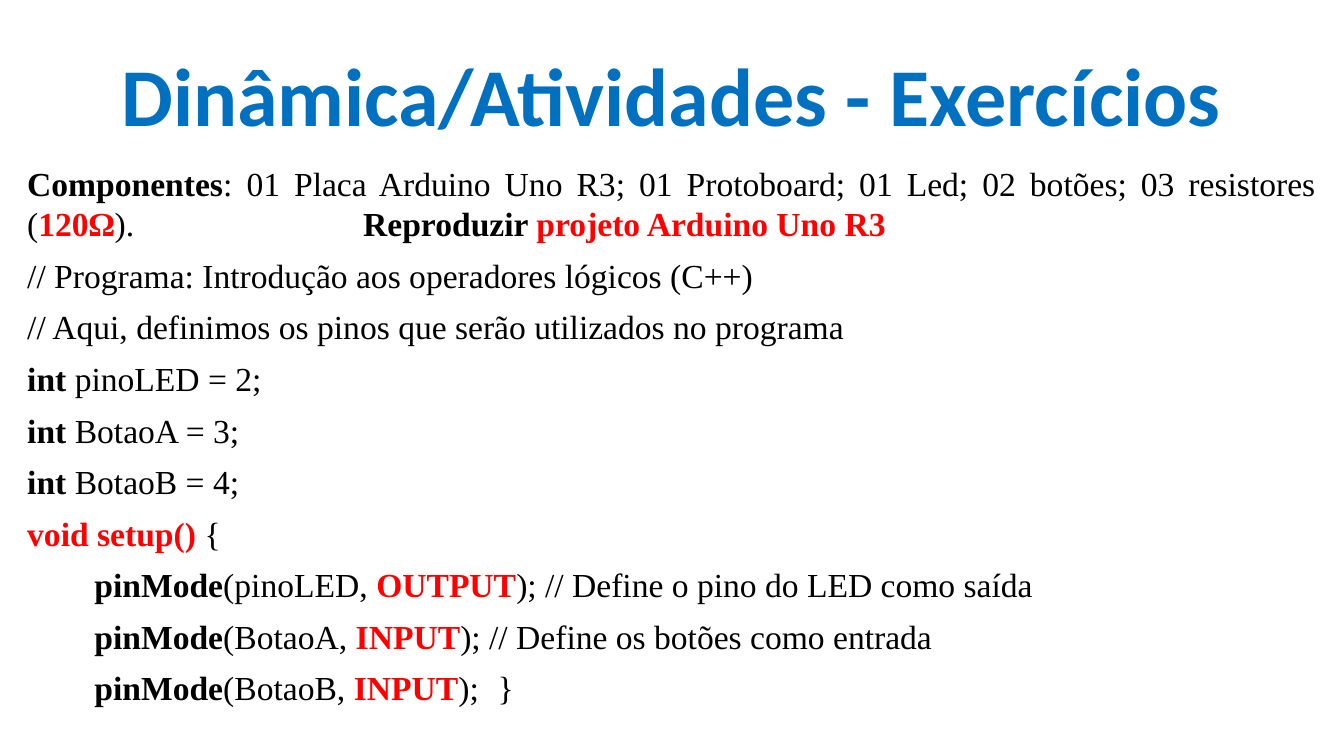
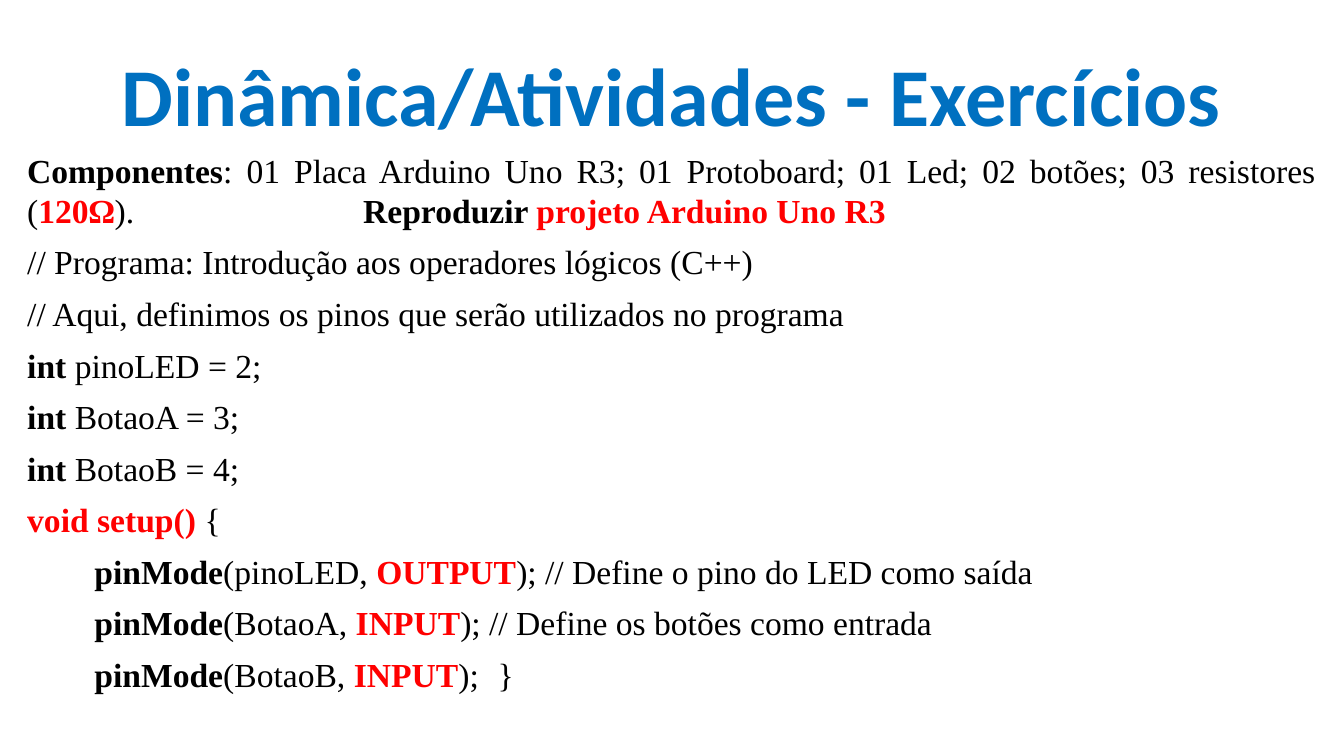
Before and after one commit to CloudEducationBrazil/WydenArea1ProgramacaoMicrocontroladores, a slide deck: slide 27 of 01 Classes/Aula 05 - Programação Microcontroladores - Periféricos Integrados - Portas e Conversores.pptx. Drawn at 1344x756 pixels with LibreOffice and Linux fonts; fonts in the diff are those of the drawing; background and template pictures are left out. Boxes give left, top, right and bottom in pixels: in the first picture for what was removed or moved away, otherwise in the second. Text is boxed around its words. In the diff, an @@ line names an element or a change of style, - is before the commit and + after.

```diff
--- a/01 Classes/Aula 05 - Programação Microcontroladores - Periféricos Integrados - Portas e Conversores.pptx
+++ b/01 Classes/Aula 05 - Programação Microcontroladores - Periféricos Integrados - Portas e Conversores.pptx
@@ text "Componentes: 01 Placa Arduino Uno ...": place and size @@
-text "Componentes: 01 Placa Arduino Uno ..." at bbox=[27, 172, 1315, 707]
+text "Componentes: 01 Placa Arduino Uno ..." at bbox=[27, 159, 1315, 693]
```
Also in this commit, not shown: 1 other slide changed.
